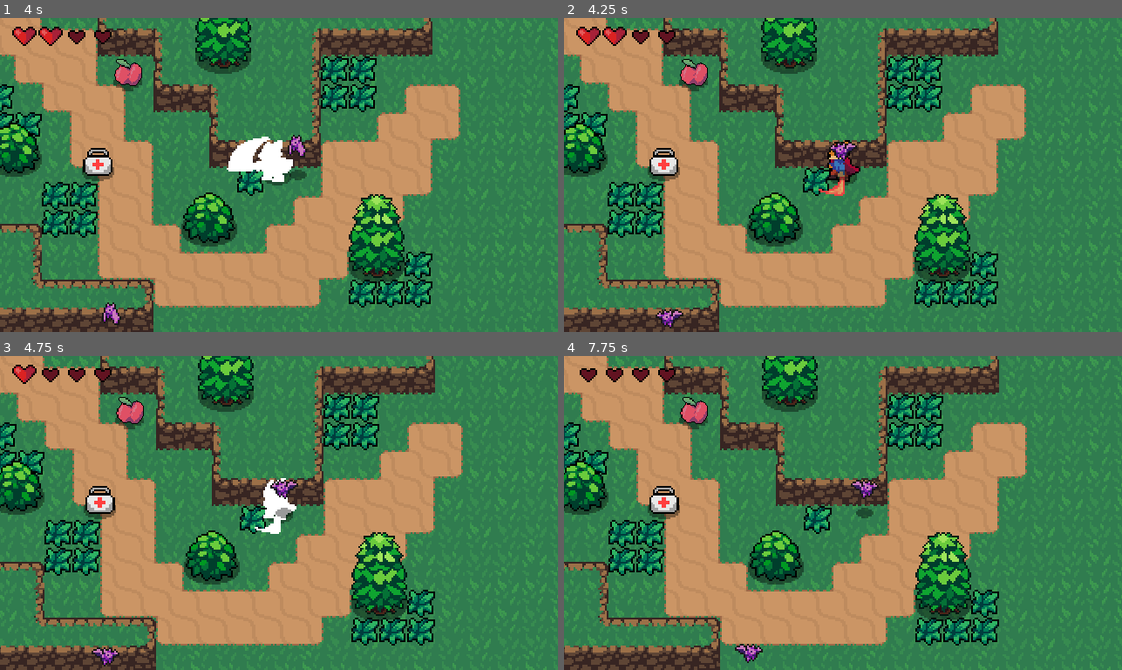
Above: before the commit, frames 1-4 (two rows, left to right).
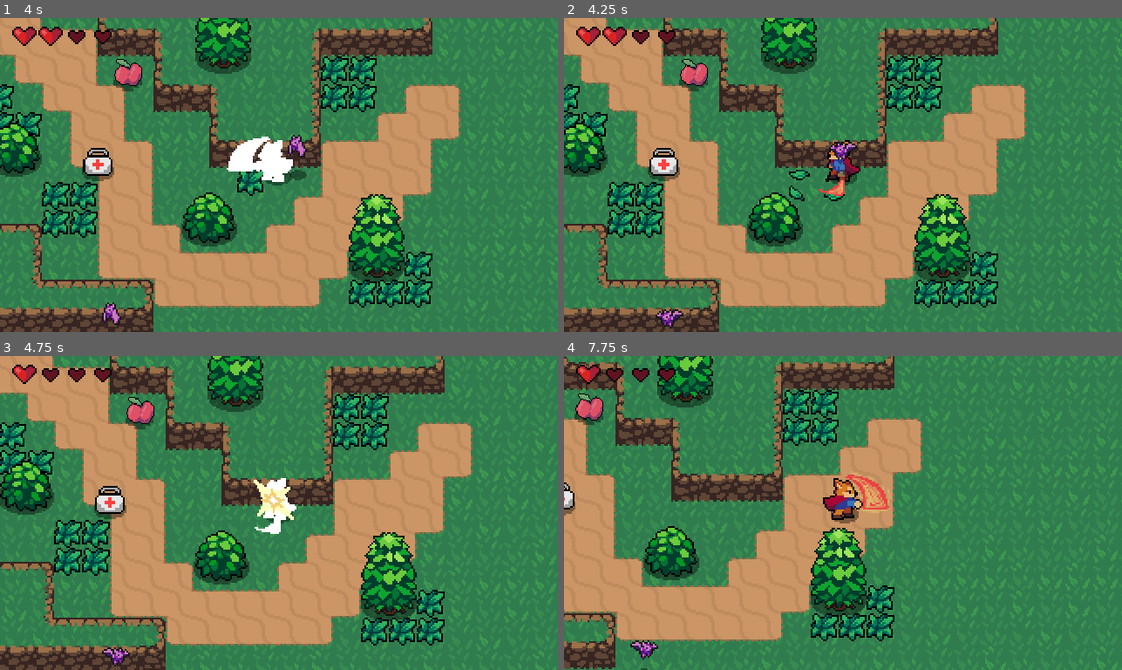
Above: after the commit, the same moments.

Repository: h3nse/Extended-Action-RPG
Game: Godot game, scene res://World.tscn
Two runs of this game, one before a commit and one after it. Both use one fixed random seed, a clock stepped at 60 frames per second and the inputs below.
Inputs:
- Up to frame 1 (4 s): hold D (move_right) 0.53-1.28 s; tap Space (attack) at 0.6, 1.35, 2.3, 3.05, 3.8 s; hold S (move_down) 1.28-2.03 s; hold D (move_right) 2.03-2.78 s; tap Shift (roll) at 2.1 s; hold W (move_up) 2.78-3.53 s; tap 1 (weapon_slot_1) at 2.85 s; hold A (move_left) from 3.53 s (still down); tap 2 (weapon_slot_2) at 3.6 s
- Up to frame 2 (4.25 s): keep holding A (move_left)
- Up to frame 3 (4.75 s): keep holding A (move_left); tap Space (attack) at 4.35 s
- Up to frame 4 (7.75 s): release A (move_left) at 5.03 s; hold S (move_down) 5.03-5.78 s; tap Space (attack) at 5.1, 6.05, 6.8, 7.55 s; hold D (move_right) 5.78-6.53 s; tap Shift (roll) at 5.85 s; hold W (move_up) 6.53-7.28 s; tap 1 (weapon_slot_1) at 6.6 s; hold D (move_right) from 7.28 s (still down); tap 2 (weapon_slot_2) at 7.35 s

Frame 1 is identical in both runs. In frame 2, 0.5% of the frame differs, in the area x 40-51%, y 47-59%; in frame 3, 30%; in frame 4, 60%, in the area x 0-100%, y 0-100%.

Commit message:
Add All FireSword Attacks

Diff:
--- a/src/Player/Player.tscn
+++ b/src/Player/Player.tscn
@@ -373,6 +373,58 @@
 "update": 1,
 "values": [ 68, 69, 70, 71 ]
 }
+tracks/1/type = "method"
+tracks/1/path = NodePath(".")
+tracks/1/interp = 1
+tracks/1/loop_wrap = true
+tracks/1/imported = false
+tracks/1/enabled = true
+tracks/1/keys = {
+"times": PoolRealArray( 0.4 ),
+"transitions": PoolRealArray( 1 ),
+"values": [ {
+"args": [  ],
+"method": "attack_animation_finished"
+} ]
+}
+tracks/2/type = "value"
+tracks/2/path = NodePath("HitboxPivot:rotation_degrees")
+tracks/2/interp = 1
+tracks/2/loop_wrap = true
+tracks/2/imported = false
+tracks/2/enabled = true
+tracks/2/keys = {
+"times": PoolRealArray( 0 ),
+"transitions": PoolRealArray( 1 ),
+"update": 0,
+"values": [ 180.0 ]
+}
+tracks/3/type = "value"
+tracks/3/path = NodePath("HitboxPivot/SwordHitbox/CollisionShape2D:disabled")
+tracks/3/interp = 1
+tracks/3/loop_wrap = true
+tracks/3/imported = false
+tracks/3/enabled = true
+tracks/3/keys = {
+"times": PoolRealArray( 0.1, 0.3 ),
+"transitions": PoolRealArray( 1, 1 ),
+"update": 1,
+"values": [ false, true ]
+}
+tracks/4/type = "audio"
+tracks/4/path = NodePath("AudioStreamPlayer")
+tracks/4/interp = 1
+tracks/4/loop_wrap = true
+tracks/4/imported = false
+tracks/4/enabled = true
+tracks/4/keys = {
+"clips": [ {
+"end_offset": 0.0,
+"start_offset": 0.0,
+"stream": ExtResource( 7 )
+} ],
+"times": PoolRealArray( 0.1 )
+}
 
 [sub_resource type="Animation" id=55]
 resource_name = "FireSwordRight"
@@ -389,6 +441,58 @@
 "update": 1,
 "values": [ 60, 61, 62, 63 ]
 }
+tracks/1/type = "method"
+tracks/1/path = NodePath(".")
+tracks/1/interp = 1
+tracks/1/loop_wrap = true
+tracks/1/imported = false
+tracks/1/enabled = true
+tracks/1/keys = {
+"times": PoolRealArray( 0.4 ),
+"transitions": PoolRealArray( 1 ),
+"values": [ {
+"args": [  ],
+"method": "attack_animation_finished"
+} ]
+}
+tracks/2/type = "value"
+tracks/2/path = NodePath("HitboxPivot:rotation_degrees")
+tracks/2/interp = 1
+tracks/2/loop_wrap = true
+tracks/2/imported = false
+tracks/2/enabled = true
+tracks/2/keys = {
+"times": PoolRealArray( 0 ),
+"transitions": PoolRealArray( 1 ),
+"update": 0,
+"values": [ 0.0 ]
+}
+tracks/3/type = "value"
+tracks/3/path = NodePath("HitboxPivot/SwordHitbox/CollisionShape2D:disabled")
+tracks/3/interp = 1
+tracks/3/loop_wrap = true
+tracks/3/imported = false
+tracks/3/enabled = true
+tracks/3/keys = {
+"times": PoolRealArray( 0.1, 0.3 ),
+"transitions": PoolRealArray( 1, 1 ),
+"update": 1,
+"values": [ false, true ]
+}
+tracks/4/type = "audio"
+tracks/4/path = NodePath("AudioStreamPlayer")
+tracks/4/interp = 1
+tracks/4/loop_wrap = true
+tracks/4/imported = false
+tracks/4/enabled = true
+tracks/4/keys = {
+"clips": [ {
+"end_offset": 0.0,
+"start_offset": 0.0,
+"stream": ExtResource( 7 )
+} ],
+"times": PoolRealArray( 0.1 )
+}
 
 [sub_resource type="Animation" id=56]
 resource_name = "FireSwordUp"
@@ -404,6 +508,58 @@
 "transitions": PoolRealArray( 1, 1, 1, 1 ),
 "update": 1,
 "values": [ 64, 65, 66, 67 ]
+}
+tracks/1/type = "method"
+tracks/1/path = NodePath(".")
+tracks/1/interp = 1
+tracks/1/loop_wrap = true
+tracks/1/imported = false
+tracks/1/enabled = true
+tracks/1/keys = {
+"times": PoolRealArray( 0.4 ),
+"transitions": PoolRealArray( 1 ),
+"values": [ {
+"args": [  ],
+"method": "attack_animation_finished"
+} ]
+}
+tracks/2/type = "value"
+tracks/2/path = NodePath("HitboxPivot:rotation_degrees")
+tracks/2/interp = 1
+tracks/2/loop_wrap = true
+tracks/2/imported = false
+tracks/2/enabled = true
+tracks/2/keys = {
+"times": PoolRealArray( 0 ),
+"transitions": PoolRealArray( 1 ),
+"update": 0,
+"values": [ 270.0 ]
+}
+tracks/3/type = "value"
+tracks/3/path = NodePath("HitboxPivot/SwordHitbox/CollisionShape2D:disabled")
+tracks/3/interp = 1
+tracks/3/loop_wrap = true
+tracks/3/imported = false
+tracks/3/enabled = true
+tracks/3/keys = {
+"times": PoolRealArray( 0.1, 0.3 ),
+"transitions": PoolRealArray( 1, 1 ),
+"update": 1,
+"values": [ false, true ]
+}
+tracks/4/type = "audio"
+tracks/4/path = NodePath("AudioStreamPlayer")
+tracks/4/interp = 1
+tracks/4/loop_wrap = true
+tracks/4/imported = false
+tracks/4/enabled = true
+tracks/4/keys = {
+"clips": [ {
+"end_offset": 0.0,
+"start_offset": 0.0,
+"stream": ExtResource( 7 )
+} ],
+"times": PoolRealArray( 0.1 )
 }
 
 [sub_resource type="Animation" id=10]
